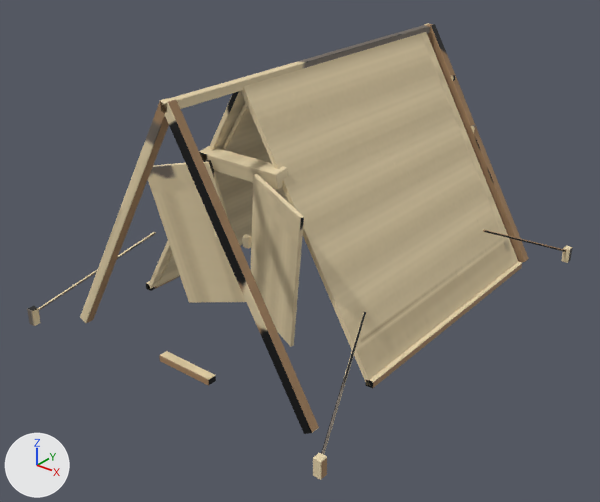
An edit to the glTF model orrun/assets/props/tent_canvas_small.glb, drawn before and after from the same camera.
Both versions are drawn from a 50 mm camera at (2.66, -3.51, 2.39) aimed at (0.02, -0.21, 0.35). The axes (+X, +Y, +Z) are drawn at lower left. The lights are the same throughout. The first picture is the older version. Vertices at exactly the same position are counted once.

Names of what the first picture shows: 'tent_canvas_small'.
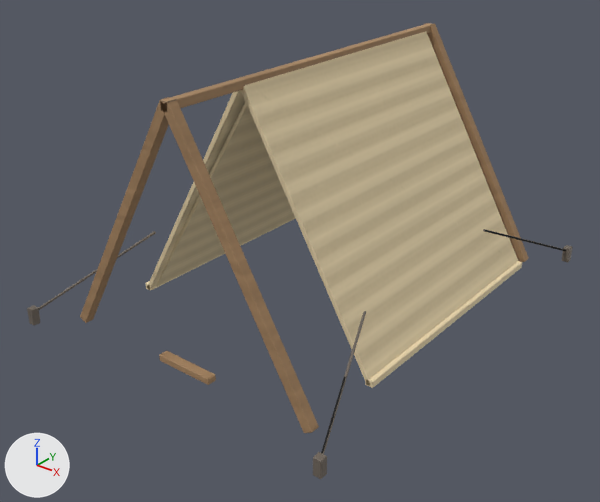
Pixel boxes (x1, y1, x2, y2) of what changed, in the pictures (600 x 502 px; the box of a moved part takes in the faces that stretch with it):
'tent_canvas_small', reshaped: before (27, 23, 573, 480); after (27, 23, 573, 479)
part 1 of me_tent_canvas_small, deleted (beige): before (148, 75, 477, 346)
part 2 of me_tent_canvas_small, moved or reshaped: before (38, 24, 566, 455); after (38, 31, 566, 454)
part 3 of me_tent_canvas_small, surface changed: (27, 23, 573, 479) in both

The change in detail:
me_tent_canvas_small is used by ob_tent_canvas_small; location (0.0, 0.0, 0.0).
me_tent_canvas_small had 696 vertices, 1276 faces and spanned x -1.02..1.02, y -1.32..1.32, z 0.0..1.41.
me_tent_canvas_small now has 522 vertices, 956 faces and spans x -1.02..1.02, y -1.32..1.32, z 0.0..1.41.
me_tent_canvas_small part 1: 8 loose pieces with 192 vertices, spanning x -0.59..0.59, y -0.83..1.1, z 0.09..1.12, are deleted.
Part 2, on me_tent_canvas_small:
43 vertices are removed from x -1.01..1.01, y -1.3..1.3, z 0.0..1.4.
247 faces are deleted.
10 vertices move within x -1.0..1.0, y -1.3..1.3, z 0.0..0.08.
61 vertices are added at x -1.01..1.01, y -1.3..1.3, z 0.0..1.41.
279 new faces join them.
me_tent_canvas_small part 3: 681 kept faces spanning x -1.02..1.02, y -1.32..1.32, z 0.0..1.41 get new texture (UV) coordinates.
